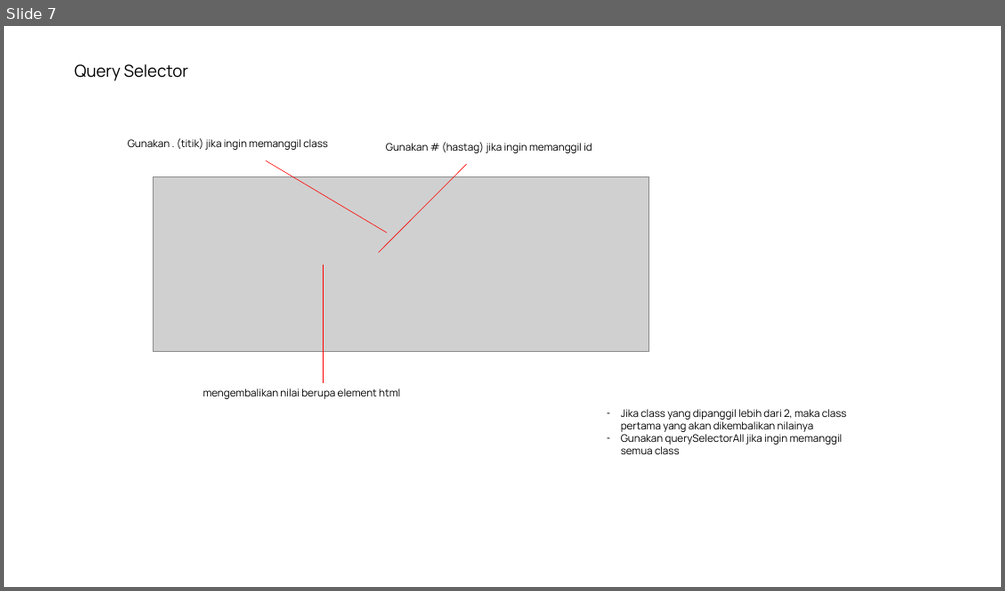
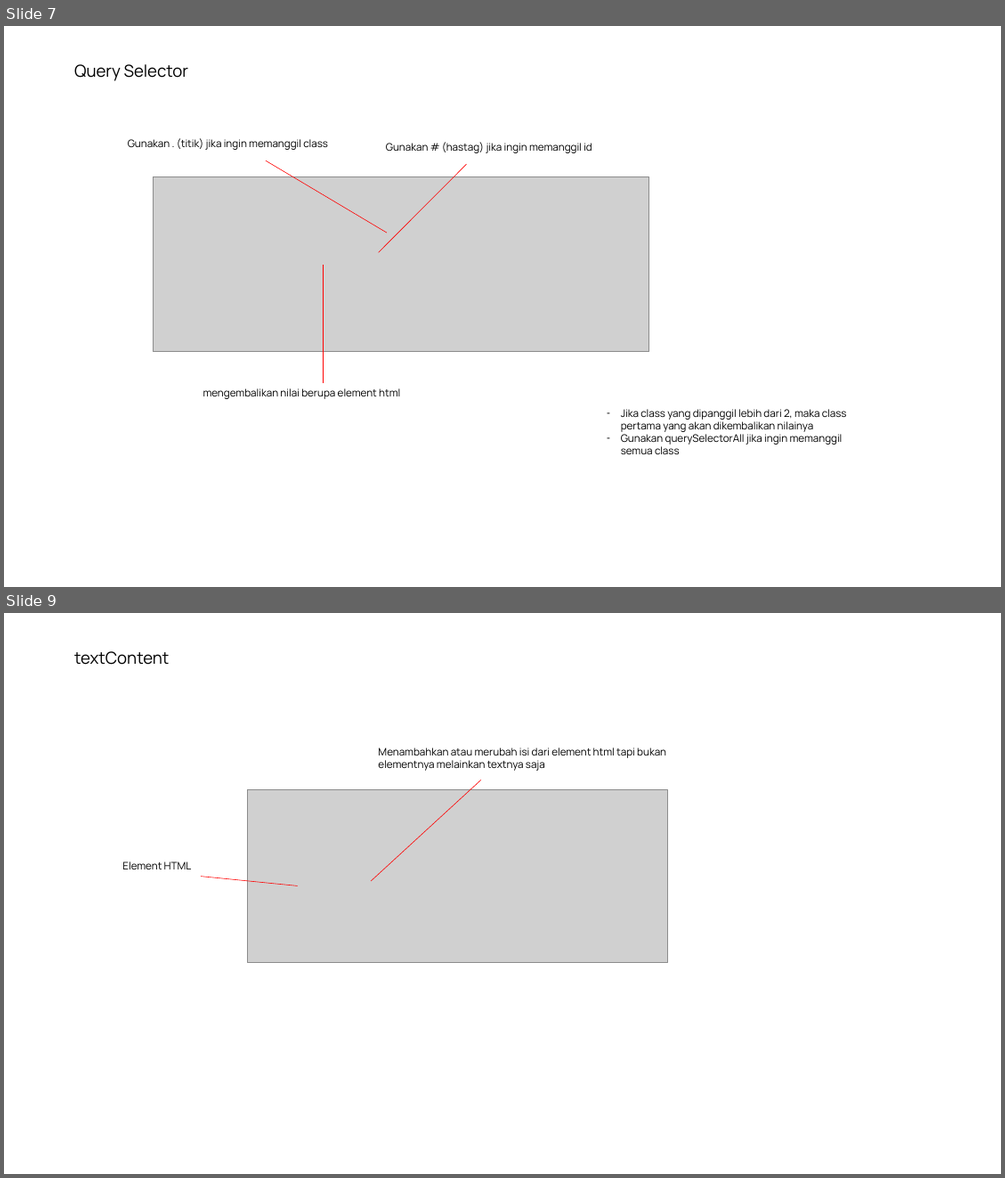
Before and after one commit to saddam-satria/learning-material, a slide deck: march/week-1/meeting-4/PPT.pptx. Shown one above the other, each under a label of ours: slide 7 before the commit, slides 7 and 9 after it; the slides between them are not shown. The pictures are 1005x591 and 1005x1178 pixels, drawn with LibreOffice and Linux fonts; fonts in the diff are those of the drawing; grey boxes stand for pictures. Boxes give left, top, right and bottom in pixels: in the first picture for what was removed or moved away, otherwise in the second. Text is boxed around its words. In the diff, an @@ line names an element or a change of style, - is before the commit and + after.

```diff
--- a/march/week-1/meeting-4/PPT.pptx
+++ b/march/week-1/meeting-4/PPT.pptx
@@ slide 9 added at (x1=4, y1=613, x2=1001, y2=1174), background #FFFFFF @@
@@ text added at (x1=74, y1=651, x2=169, y2=665), 16 pt, text #000000 @@
+textContent
@@ text added at (x1=378, y1=747, x2=666, y2=771), 10 pt, text #000000 @@
+Menambahkan atau merubah isi dari element html tapi bukan elementnya melainkan textnya saja
@@ picture added at (x1=248, y1=790, x2=667, y2=962) @@
@@ line added from (481, 779) to (372, 881), #FF0000 0.5 pt @@
@@ text added at (x1=122, y1=861, x2=192, y2=869), 10 pt, text #000000 @@
+Element HTML
@@ line added from (298, 886) to (201, 876), #FF0000 0.5 pt @@
```
Also in this commit, not shown: 2 other slides added, 12 other files.
